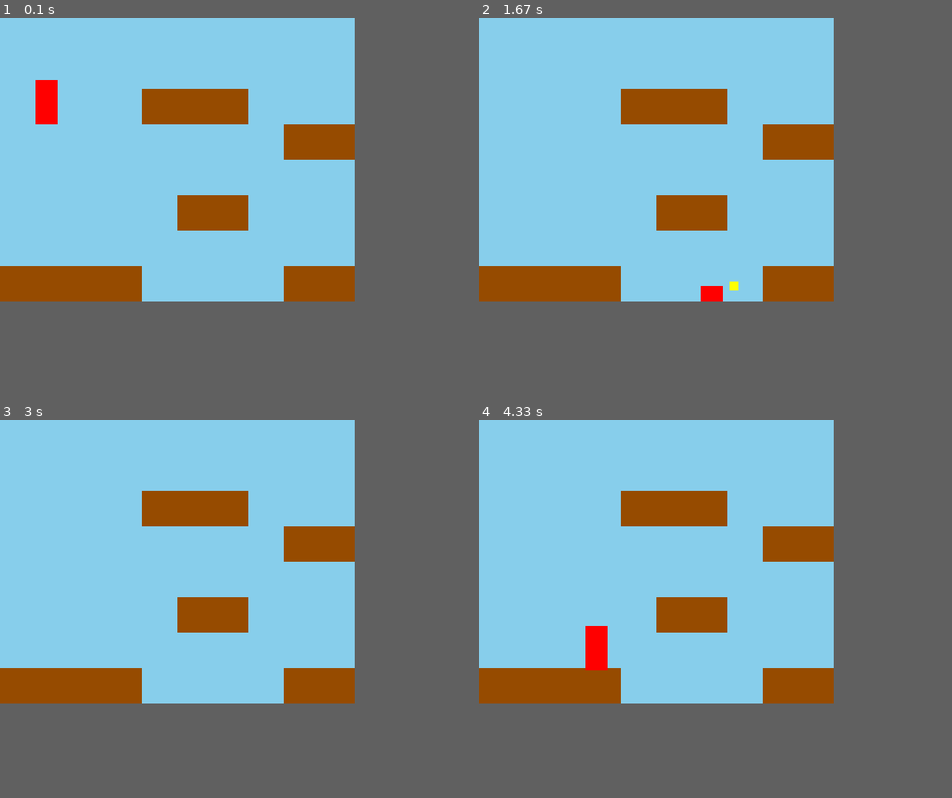
Above: before the commit, frames 1-4 (two rows, left to right).
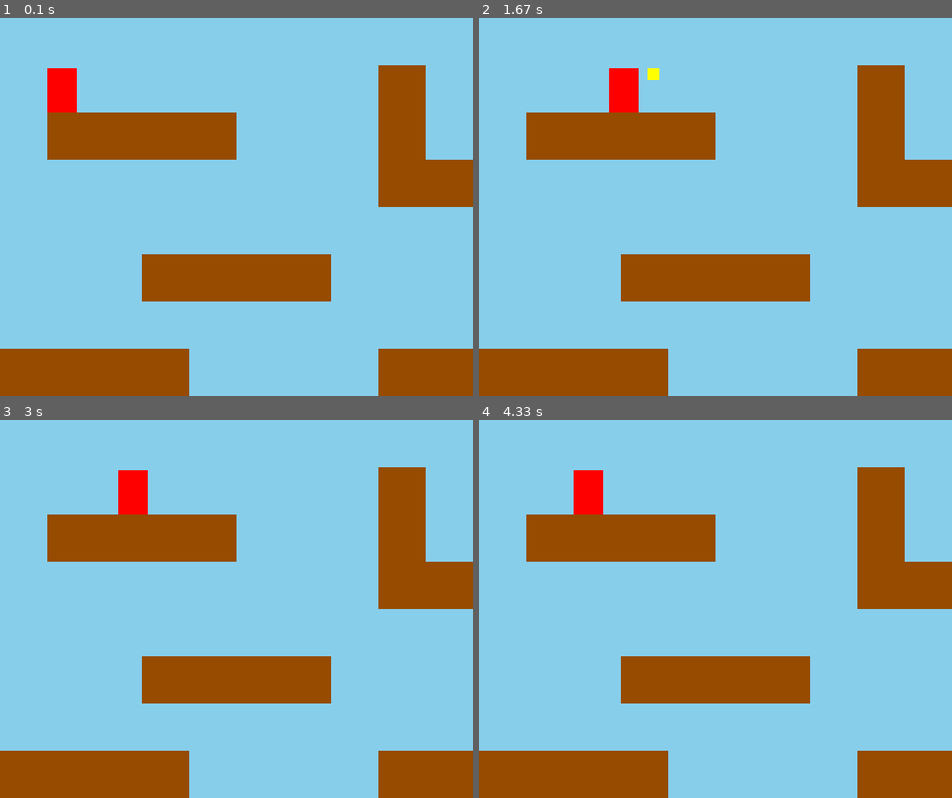
Above: after the commit, the same moments.

Repository: johnsonminzIdc/pygame_platformer
Game: pygame game, started from main.py
Same seed, same stepped clock (60 frames per second), same inputs: the game is played once before the commit and once after it.
Inputs:
- Up to frame 1 (0.1 s): no input
- Up to frame 2 (1.67 s): tap V at 0.33, 1.65 s; tap Space at 0.67 s; hold Right 1-1.47 s; hold Up from 1.5 s (still down)
- Up to frame 3 (3 s): release Up at 1.8 s; hold Right 1.83-2.3 s; hold Left 2.33-2.87 s; hold Down from 2.9 s (still down)
- Up to frame 4 (4.33 s): tap V at 3.05, 3.38 s; release Down at 3.2 s; hold Left 3.23-3.63 s; tap Space at 3.3, 3.6, 3.73, 4.13 s; hold Up 3.67-4.03 s; hold Right from 4.07 s (still down)
In our replay, the window is 480x384 before the commit and 640x512 after it. These sizes can differ from the game's own. Grey fills any space a smaller window leaves; there, only what the larger window draws over its background counts as a difference.

The runs differ from the first frame. In frame 1, 29% of the frame differs, in the area x 0-100%, y 12-100%; in frame 2, 29%; in frame 3, 29%; in frame 4, 30%.

Commit message:
Added bullet and impproved collision aabb

Diff:
--- a/ctr.py
+++ b/ctr.py
@@ -7,11 +7,12 @@
         self.current_speed_y=0
         self.is_jumping=True
         self.facing=1
+        self.is_on_ground=False
 
 
     def apply_gravity(self):
         self.current_speed_y += settings.GRAVITY
-        self.Rect.y += self.current_speed_y
+        self.Rect.y += int(self.current_speed_y)
 
     def apply_bound(self):
        if self.Rect.left <=0:
@@ -20,22 +21,57 @@
            self.Rect.right=settings.WIDTH
        if self .Rect.top<=0:
            self.Rect.top=0
-       if self.Rect.bottom>=settings.HIGHT:
-           self.Rect.bottom=settings.HIGHT
+       if self.Rect.bottom>=settings.HEIGHT:
+           self.Rect.bottom=settings.HEIGHT
 
-    def check_collision(self,lst):
+    def check_collision_x(self, lst):
         for items in lst:
-            check_Rect=pygame.Rect(items)
-            if self.Rect.colliderect(check_Rect):
-                if self.current_speed_y>0:
-                    self.Rect.bottom=check_Rect.top
+            check_rect = pygame.Rect(items)
+            if self.Rect.colliderect(check_rect):
+                # Use position relative to the block to decide which way to push
+                if self.Rect.centerx < check_rect.centerx:
+                    self.Rect.right = check_rect.left
+                else:
+                    self.Rect.left = check_rect.right
+
+
+
+
+
+    '''def check_collision_x(self,lst):
+        for items in lst:
+            check_rect=pygame.Rect(items)
+            if self.Rect.inflate(0,-8).colliderect(check_rect.inflate(0,-4)):
+                vertical_gap = check_rect.top - self.Rect.bottom
+
+             # If platform is below us, ignore horizontal collision coyote margin
+                if vertical_gap > -4:
+                    continue
+                if self.facing >0 :
+                    self.Rect.right=check_rect.left
+                elif self.facing <0 :
+                    self.Rect.left=check_rect.right'''
+
+
+    def check_collision_y(self,lst):
+
+        for items in lst:
+            check_rect=pygame.Rect(items)
+            if self.Rect.inflate(-4,0).colliderect(check_rect):
+                if self.current_speed_y>0: #falling down
+                    self.Rect.bottom=check_rect.top
+                    self.is_jumping=False
+                    self.is_on_ground=True
                     self.current_speed_y=0
-                    self.is_jumping=False
+                elif self.current_speed_y<0: #jumping up head hit
+                    self.Rect.top=check_rect.bottom
+                    self.current_speed_y=0
     #jump logic can be made by checking if player is ground and pressed spacebar then current_speed_y = jump_speed -gravity
 
     def jump(self,jump_trigger):
         if jump_trigger ==1 and self.is_jumping == False:
             self.is_jumping=True
+            self.is_on_ground=False
             self.current_speed_y = -settings.JUMP_SPEED
 
     #def can_attack():
@@ -52,19 +88,33 @@
 
 
     #attack logic is swaning point in x direction / or in key direction like contra
-    def move(self,dx,dy):
-        self.Rect.x += dx*settings.PLAYER_SPEED_X
-        self.Rect.y += dy*settings.PLAYER_SPEED_Y
+
+
+    def move_x(self,dx):
+        self.Rect.x +=int(dx*settings.PLAYER_SPEED_X)
         if dx>0:
             self.facing=1
         elif dx<0:
             self.facing=-1
 
-    def update(self,lst):
+    def move_y(self,dy):
+        self.Rect.y += dy*settings.PLAYER_SPEED_Y
+
+    def update(self,lst,dx):
         #self.jump(jump_trigger)
-        self.check_collision(lst)
+        self.is_on_ground=False
+        self.move_x(dx)
+        #self.Rect.x += dx*settings.PLAYER_SPEED_X
+        self.check_collision_x(lst)
+        #self.move_y()
+        self.apply_gravity()
+
+        self.check_collision_y(lst)
+
+        if self.is_on_ground:
+            self.current_speed_y=0
         self.apply_bound()
-        self.apply_gravity()
+
 
 
     def draw(self,surface,color):
--- a/main.py
+++ b/main.py
@@ -7,66 +7,58 @@
 
 
 pygame.init()
-screen=pygame.display.set_mode((settings.WIDTH*settings.SCALE,settings.HIGHT*settings.SCALE))
-canvas=pygame.Surface((settings.WIDTH,settings.HIGHT))
+screen=pygame.display.set_mode((settings.WIDTH*settings.SCALE,settings.HEIGHT*settings.SCALE))
+canvas=pygame.Surface((settings.WIDTH,settings.HEIGHT)).convert()
 pygame.display.set_caption("johnson")
-is_attacking=0
-is_jumping=0
-dx=0
-dy=0
+#is_attacking=0
+#is_jumping=0
+#dx=0
+#dy=0
 clock=pygame.time.Clock()
-#for wld in world.get_tile_rects(settings.LEVEL_MAP):
-#    print(wld)
-#print(world.get_tile_rects(settings.LEVEL_MAP))
-#for i in range(1000):
-#    clock.tick(60)
+
 player=Character(16,16,settings.PLAYER_WIDTH,settings.PLAYER_HIGHT)
 tile_lst=world.get_tile_rects(settings.LEVEL_MAP)
 player_bullet=[]
+
+
 while True:
     event_list=pygame.event.get()
     for event in event_list:
         if event.type == pygame.QUIT:
             sys.exit()
 
-
+    #2) clear Screen(wipe the old frame)
     # 1) handle inputs (what does player want to do)
     user_move=ip_handle.user_intent(event_list)
-    #print(user_move)
-    #move_direction=  ip_handle.check_actions(dx,dy)
-    player.move(user_move["x-axis"],user_move["y-axis"])
+    # 2) update physics (gravity walking,enemy ai movement)
+
     player.jump(user_move["jump"])
     player.shoot(user_move["attack"],player.facing,player_bullet)
-    #player.shoot.check_collision(tile_lst)
-    # 2) update physics (gravity walking,enemy ai movement)
-    player.update(tile_lst)
+    player.update(tile_lst,user_move["x-axis"])
+    #print(player.facing)
+    #3)#Resolve collision (did they hit a wall? did enemy touch the player?)
 
-    #world.draw_map(settings.LEVEL_MAP,settings.BLUE,settings.BROWN,canvas)
     for bullet in player_bullet:
         bullet.update(tile_lst)
-    #player.shoot.update()
 
-    #ip_handle.check_movements(is_jumping,is_attacking)
     alive_bullet=[]
     for bullet in player_bullet:
         if bullet.active:
             alive_bullet.append(bullet)
     player_bullet=alive_bullet
+
+
+    #4) Render(draw the map, then the characters)
     world.draw_map(settings.LEVEL_MAP,settings.BLUE,settings.BROWN,canvas)
 
     player.draw(canvas,settings.RED)
     for bullet in player_bullet:
         bullet.draw(canvas)
-    #player.shoot.draw()
     scaled_canvas=pygame.transform.scale_by(canvas,settings.SCALE)
     screen.blit(scaled_canvas,(0,0))
+
+   #5) display FLiip and Tick(Show it t the user and wait)
+
     pygame.display.flip()
     clock.tick(60)
 #pygame.display.update()
-
-#clear Screen(wipe the old frame)
-#handle inputs (what does player want to do)
-#update physics (gravity walking,enemy ai movement)
-#Resolve collision (did they hit a wall? did enemy touch the player?)
-#Render(draw the map, then the characters)
-#display FLiip and Tick(Show it t the user and wait)
--- a/settings.py
+++ b/settings.py
@@ -1,15 +1,15 @@
 TILE_SIZE=16
-SCALE=3
+SCALE=4
 WIDTH=160
-HIGHT=128
+HEIGHT=128
 PLAYER_WIDTH=10
-PLAYER_HIGHT=20
-PLAYER_SPEED_X=3
-PLAYER_SPEED_Y=2
+PLAYER_HIGHT=15
+PLAYER_SPEED_X=1
+PLAYER_SPEED_Y=3
 BULLET_SPEED=3
 BULLET_SIZE=4
-JUMP_SPEED=6
-GRAVITY=0.5
+JUMP_SPEED=8
+GRAVITY=.5
 BLUE=(150 ,75,0)
 BROWN=(135,206,235)
 RED=(255,0,0)
@@ -18,11 +18,11 @@
 VEL_X,VEL_Y= 2,10
 LEVEL_MAP=[
     [0,0,0,0,0,0,0,0,0,0],
-    [0,0,0,0,0,0,0,0,0,0],
-    [0,0,0,0,1,1,1,0,0,0],
+    [0,0,0,0,0,0,0,0,1,0],
+    [0,1,1,1,1,0,0,0,1,0],
     [0,0,0,0,0,0,0,0,1,1],
     [0,0,0,0,0,0,0,0,0,0],
-    [0,0,0,0,0,1,1,0,0,0],
+    [0,0,0,1,1,1,1,0,0,0],
     [0,0,0,0,0,0,0,0,0,0],
     [1,1,1,1,0,0,0,0,1,1],
     ]
